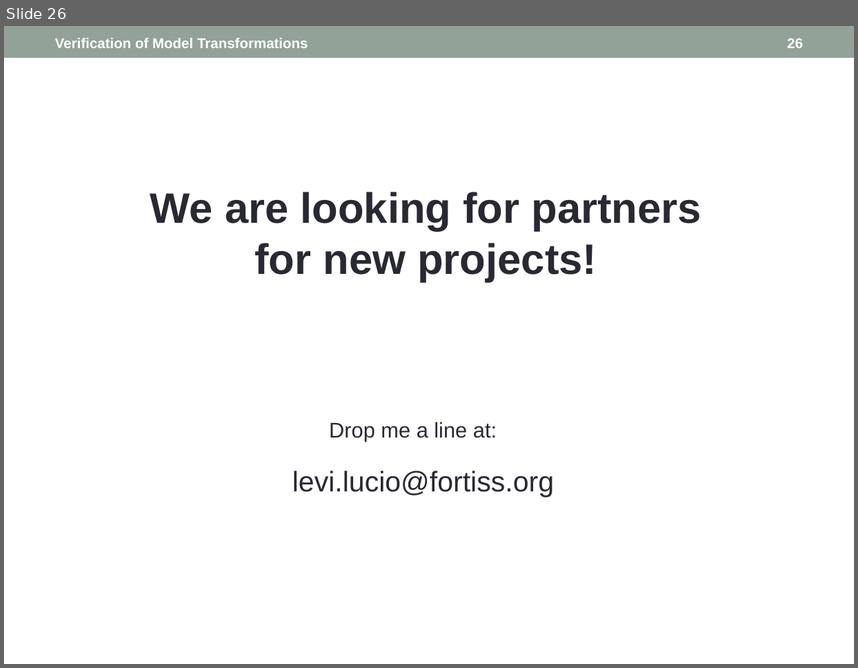
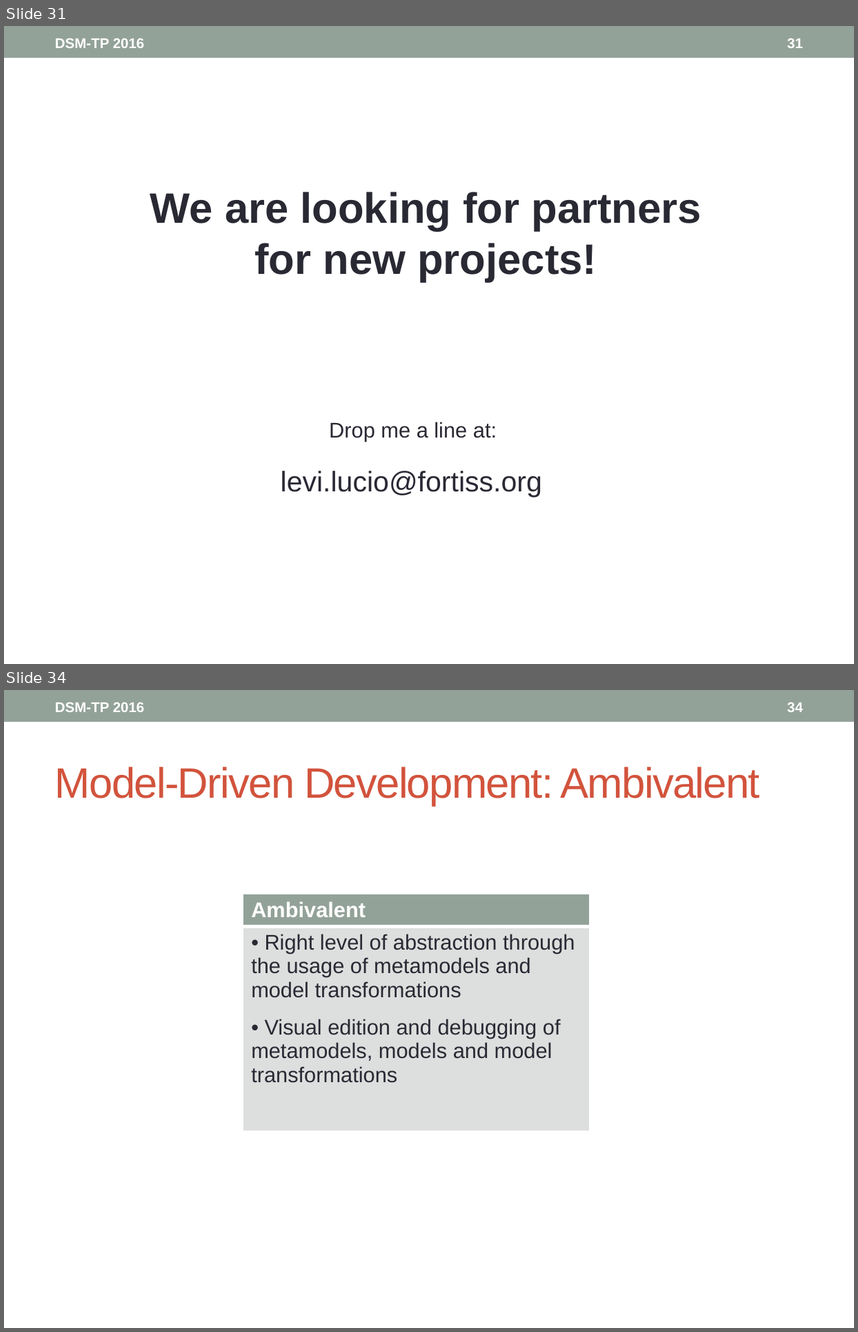
Before and after one commit to levilucio/SyVOLTDocuments, a slide deck: presentations/DSM-TP_2016.pptx. Shown one above the other, each under a label of ours: slide 26 before the commit, slides 31 and 34 after it; the slides between them are not shown. The pictures are 858x668 and 858x1332 pixels, drawn with LibreOffice and Linux fonts; fonts in the diff are those of the drawing. Boxes give left, top, right and bottom in pixels: in the first picture for what was removed or moved away, otherwise in the second. Text is boxed around its words. In the diff, an @@ line names an element or a change of style, - is before the commit and + after.

```diff
--- a/presentations/DSM-TP_2016.pptx
+++ b/presentations/DSM-TP_2016.pptx
@@ slide 34 added at <box>4,690,854,1328</box>, background #FFFFFF; not listed: 3 template elements that a slide beside it also shows @@
@@ page number added at <box>787,702,803,712</box>, 12 pt, text #FFFFFF, bold @@
+34
@@ title added at <box>55,767,760,806</box>, 36 pt, text #D2533C @@
+Model-Driven Development: Ambivalent
@@ table added at <box>243,894,590,1133</box>, 2 rows, 1 columns @@
+Ambivalent
+Right level of abstraction through the usage of metamodels and model transformations / Visual edition and debugging of metamodels, models and model transformations
@@ what was slide 26 is now slide 31 @@
@@ slide 31 changed as well @@
@@ text at <box>55,38,145,48</box>: text changed @@
-Verification of Model Transformations
+DSM-TP 2016
@@ page number at <box>787,38,803,48</box>: text changed @@
-26
+31
@@ text "levi.lucio@fortiss.org": place and size @@
-text "levi.lucio@fortiss.org" at <box>292,470,554,497</box>
+text "levi.lucio@fortiss.org" at <box>281,470,542,497</box>
```
Also in this commit, not shown: 25 other slides changed, 7 other slides added.
